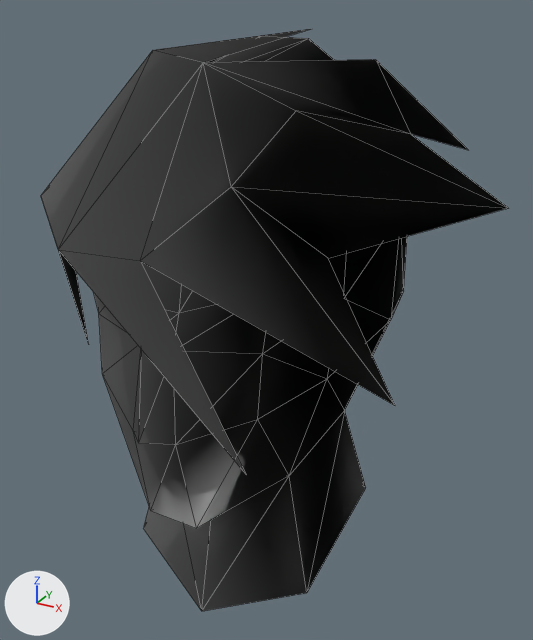
Two versions of the OBJ model content/players/body/HelmClass202.obj, one commit apart.
Before and after are seen from a 50 mm camera at (21.2, -37.0, 193.6) aimed at (0.7, 0.2, 175.0). The lights are fixed; the arrows at lower left show +X, +Y and +Z. The first picture is the older version. Mesh edges are drawn as thin lines. Where no turn or scale is listed for an object, it has been applied to the vertices. Vertices at exactly the same position are counted once.

Before the edit, the objects in view are built like this:
```python
me_helmclass202 = bpy.data.meshes.new('HelmClass202')
me_helmclass202.from_pydata(...)  # 80 vertices, 118 faces; spans x -9.7..13.0, y -13.4..15.0, z 157.1..191.6
ob_helmclass202 = bpy.data.objects.new('HelmClass202', me_helmclass202)
ob_helmclass202.location = (0.0, 0.0, 0.0)
```
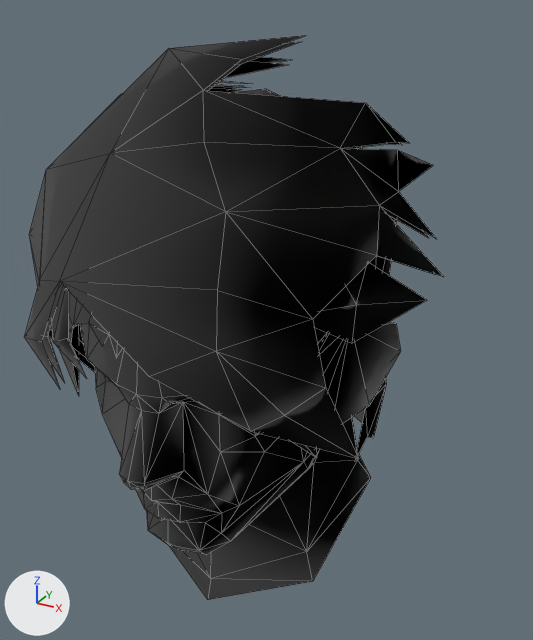
What the commit changed:
me_helmclass202 is used by ob_helmclass202; location (0.0, 0.0, 0.0).
Verts and faces of me_helmclass202; kept vertices keep their numbers, new ones are numbered from 80.
me_helmclass202 had 80 vertices, 118 faces and spanned x -9.7..13.0, y -13.4..15.0, z 157.1..191.6.
me_helmclass202 now has 342 vertices, 510 faces and spans x -10.2..9.8, y -14.5..10.6, z 157.5..191.6.
me_helmclass202 part 1: the loose piece of 57 vertices spanning x -9.1..8.2, y -12.0..12.9, z 157.1..191.4 is rebuilt with 211 vertices and now spans x -9.4..9.4, y -13.1..9.5, z 157.5..188.9.
me_helmclass202 part 2: the loose piece of 23 vertices spanning x -9.7..13.0, y -13.4..15.0, z 172.5..191.6 is rebuilt with 56 vertices and now spans x -10.2..9.7, y -14.5..10.6, z 170.3..191.6.
me_helmclass202 part 3: a new loose piece of 56 vertices spanning x -9.9..9.3, y -14.2..10.0, z 170.8..191.3.
Part 4, on me_helmclass202:
New vertex 80 is at (-4.5, -11.8, 177.8).
New vertex 81 is at (-3.7, -13.4, 178.1), pixel (53, 342).
New vertex 82 is at (-3.7, -13.2, 181.2).
New vertex 83 is at (-5.0, -11.8, 179.7).
New vertex 84 is at (-1.7, -13.8, 182.2).
New vertex 85 is at (-2.9, -13.2, 178.5), pixel (68, 337).
New vertex 86 is at (-3.7, -11.4, 175.2), pixel (86, 378).
New faces: (80, 82, 81), (80, 83, 82), (81, 82, 84), (81, 84, 85), (80, 81, 86), (81, 85, 86).
Part 5, on me_helmclass202:
New vertex 87 is at (7.6, -6.3, 182.3).
New vertex 88 is at (7.0, -9.0, 180.0).
New vertex 89 is at (8.9, -5.7, 179.8), pixel (356, 304).
New vertex 90 is at (8.5, -4.9, 177.3), pixel (351, 343).
New vertex 91 is at (9.8, 3.8, 176.8), pixel (427, 300).
New vertex 92 is at (8.3, -2.7, 181.0).
New faces: (87, 89, 88), (89, 91, 90), (89, 92, 91), (87, 92, 89), (88, 89, 90).
Other edits to the shape of me_helmclass202 do not show in these pictures.

What differs and where, as boxes [x1, y1, x2, y2] in the pictures (533 x 640 px):
'HelmClass202', reshaped (10% narrower)
    before: [41, 29, 508, 611]
    after: [25, 35, 444, 600]
part 1 of me_helmclass202, rebuilt (9% wider, 11% shorter)
    before: [93, 35, 407, 611]
    after: [58, 89, 401, 600]
part 2 of me_helmclass202, rebuilt (10% narrower)
    before: [41, 29, 508, 473]
    after: [25, 35, 444, 459]
part 3 of me_helmclass202, added (mostly hidden)
    after: [42, 41, 434, 382]
part 4 of me_helmclass202, added
    after: [52, 285, 87, 379]
part 5 of me_helmclass202, added
    after: [313, 263, 427, 343]
